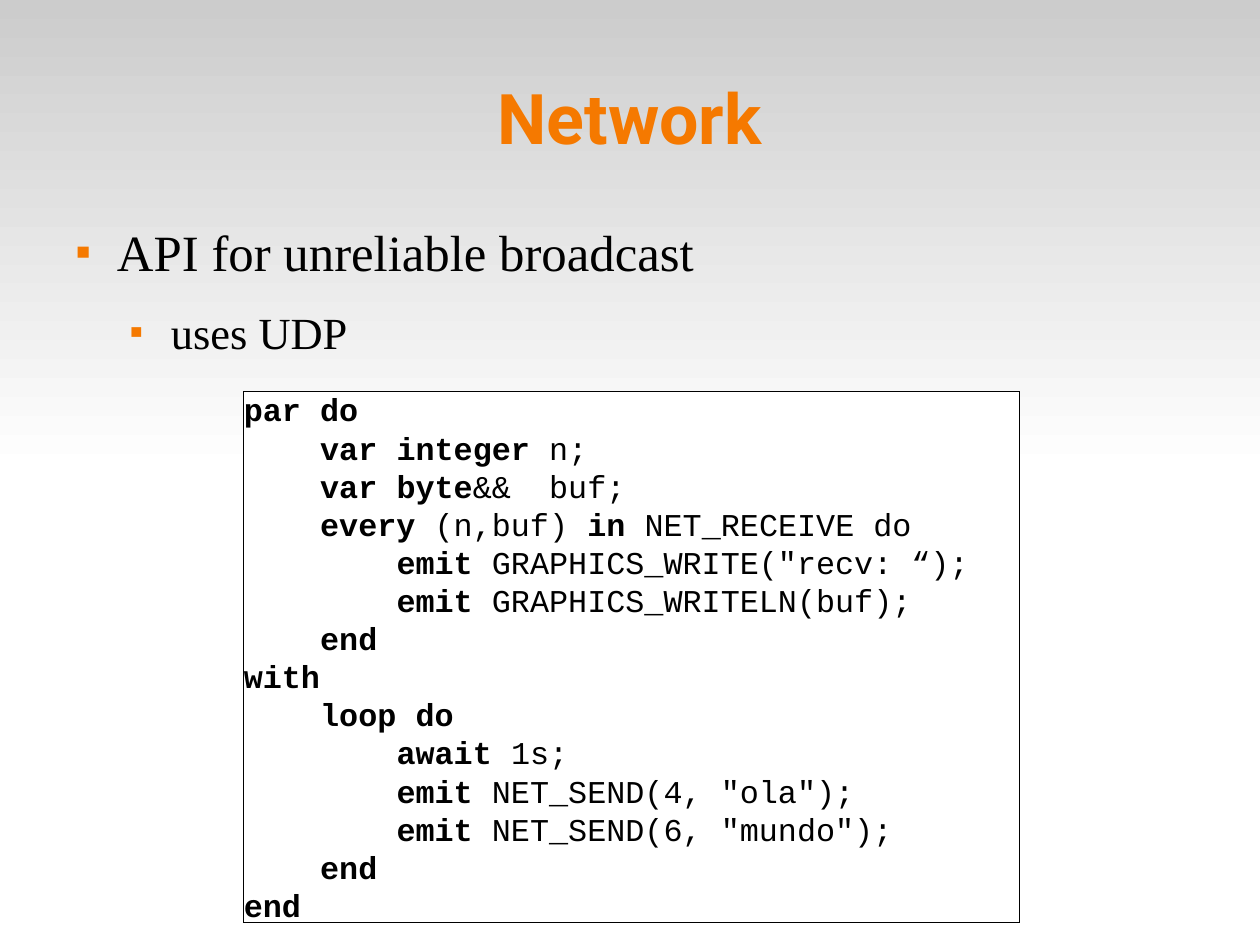
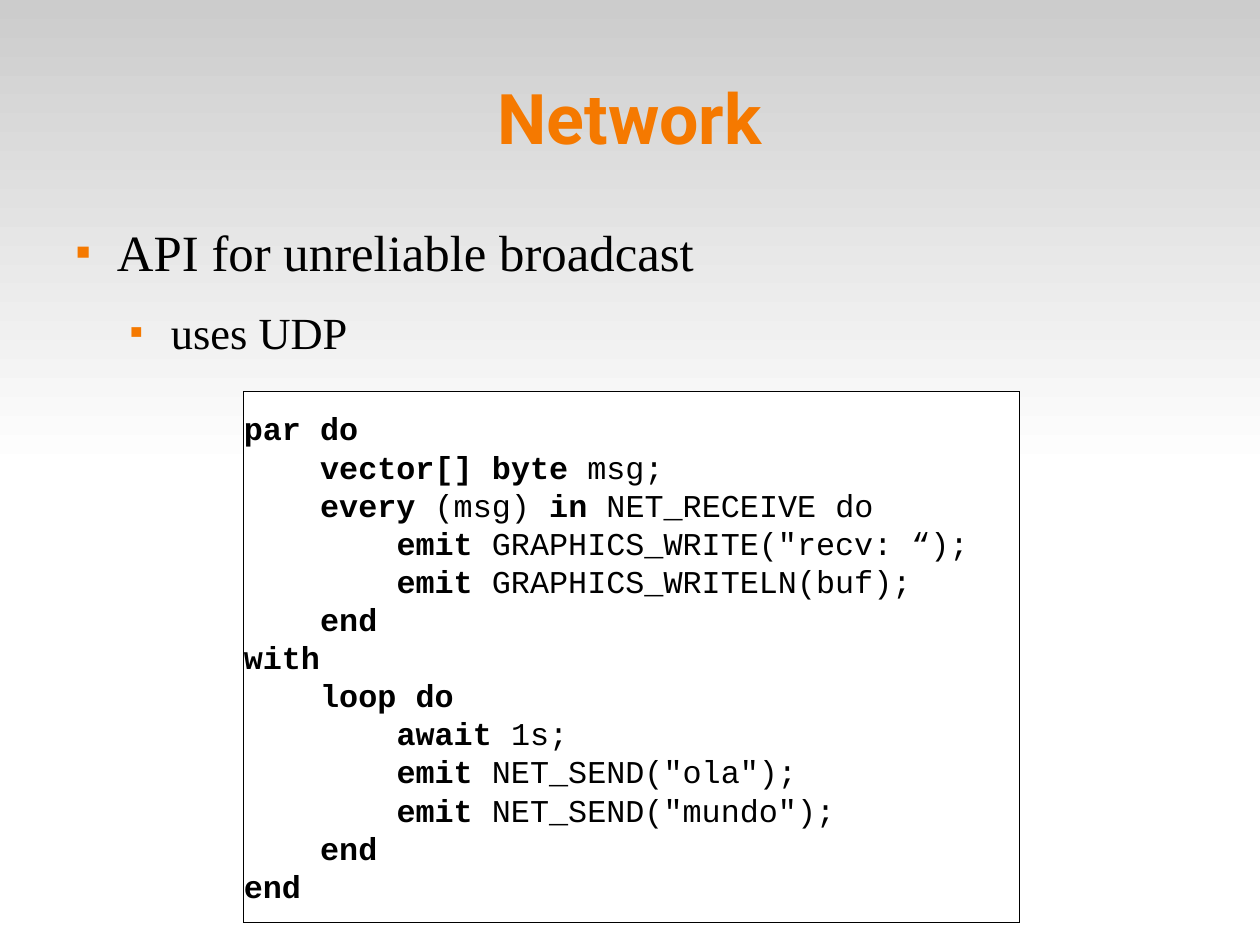
Before and after one commit to fsantanna-no/ceu-docs, a slide deck: slide 19 of pico-ceu.odp. Drawn at 1260x945 pixels with LibreOffice and Linux fonts; fonts in the diff are those of the drawing. Boxes give left, top, right and bottom in pixels: in the first picture for what was removed or moved away, otherwise in the second. Text is boxed around its words. In the diff, an @@ line names an element or a change of style, - is before the commit and + after.

```diff
--- a/pico-ceu.odp
+++ b/pico-ceu.odp
@@ text in rectangle at <box>320,456,873,524</box>: text changed @@
-var integer n;
-var byte&& buf;
-every (n,buf) in NET_RECEIVE do
+vector[] byte msg;
+every (msg) in NET_RECEIVE do
@@ text in rectangle at <box>397,761,835,829</box>: text changed @@
-emit NET_SEND(4, "ola");
-emit NET_SEND(6, "mundo");
+emit NET_SEND("ola");
+emit NET_SEND("mundo");
```
Also in this commit, not shown: 1 other slide changed, 2 other files.
